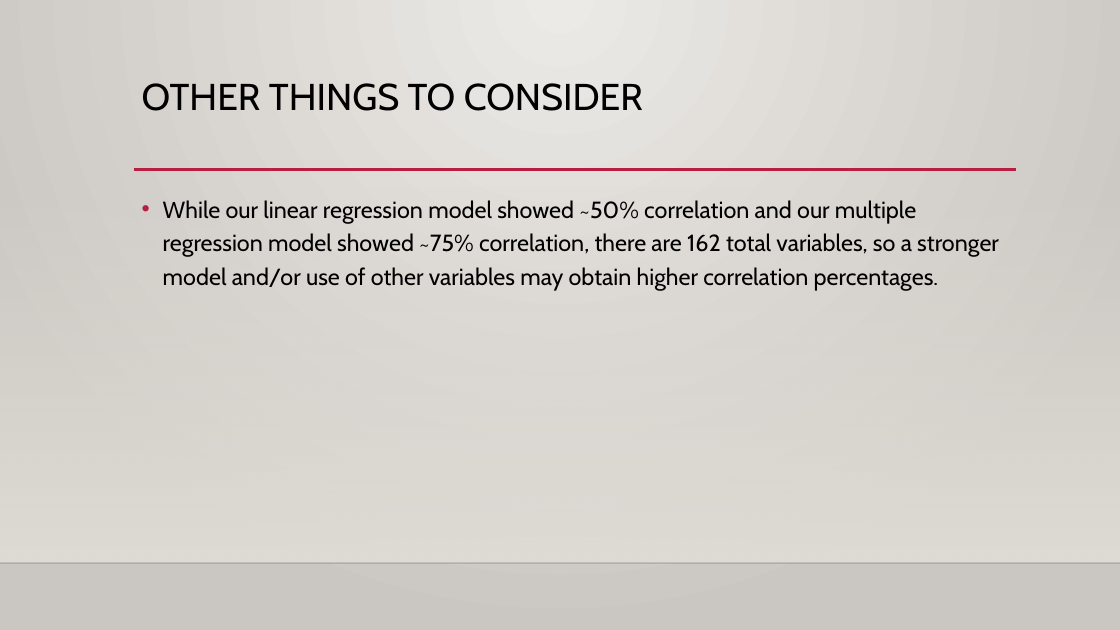
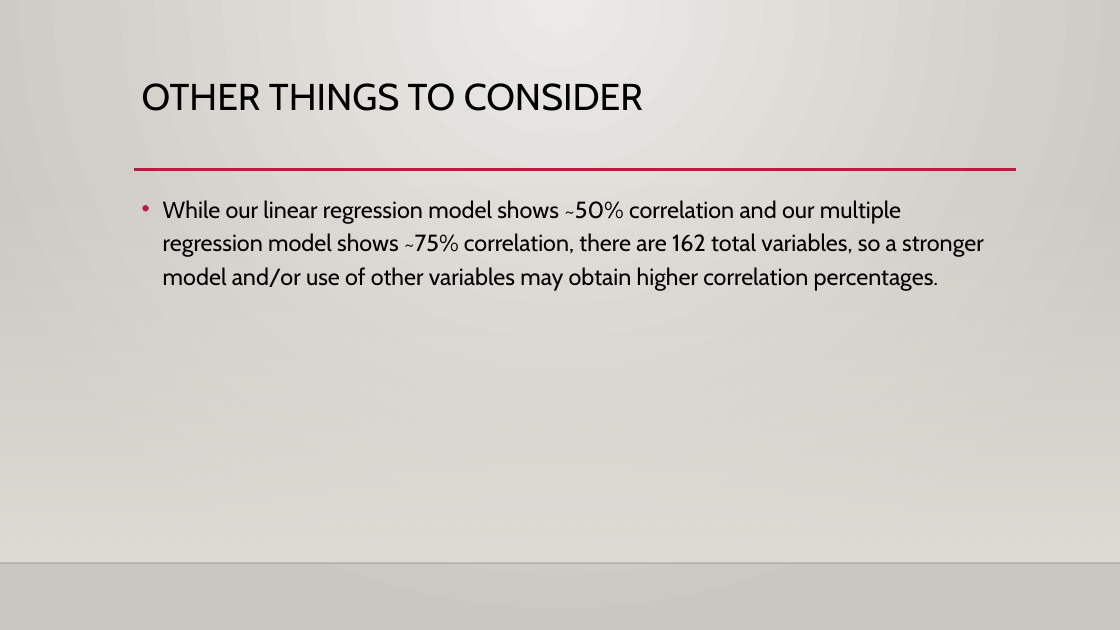
Before and after one commit to daveknockwin/MSDS6306-CS2, a slide deck: slide 13 of Save The Children.pptx (slide 11 before the commit). Drawn at 1120x630 pixels with LibreOffice and Linux fonts; fonts in the diff are those of the drawing; background and template pictures are left out. Boxes give left, top, right and bottom in pixels: in the first picture for what was removed or moved away, otherwise in the second. Text is boxed around its words. In the diff, an @@ line names an element or a change of style, - is before the commit and + after.

```diff
--- a/Save The Children.pptx
+++ b/Save The Children.pptx
@@ text at bbox=[163, 200, 984, 291]: text changed @@
-• While our linear regression model showed ~50% correlation and our multiple regression model showed ~75% correlation, there are 162 total variables, so a stronger model and/or use of other variables may obtain higher correlation percentages.
+• While our linear regression model shows ~50% correlation and our multiple regression model shows ~75% correlation, there are 162 total variables, so a stronger model and/or use of other variables may obtain higher correlation percentages.
```
Also in this commit, not shown: 3 other slides changed, 3 slides added, 1 slide removed.
